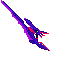
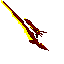
Layered file, before and after one edit (64px x 64px). Changes by layer:
painted on "Calque #2" over [37, 31, 43, 45]
"Calque #4": blend color → overlay, painted on it over [28, 27, 50, 51]
added layer "Copie de Copie de Copie de Calque" (overlay) in group "Groupe de calques" over [3, 1, 49, 51]
added layer "Copie de Copie de Calque" (overlay) in group "Groupe de calques" over [3, 1, 49, 51]
"Calque": opacity 100% → 55%, painted on it over [3, 1, 49, 51]
added layer "Calque #6" (overlay) in group "Groupe de calques" over [1, 0, 43, 45]
"Calque #5": blend hue → lch color, painted on it over [1, 0, 43, 45]
